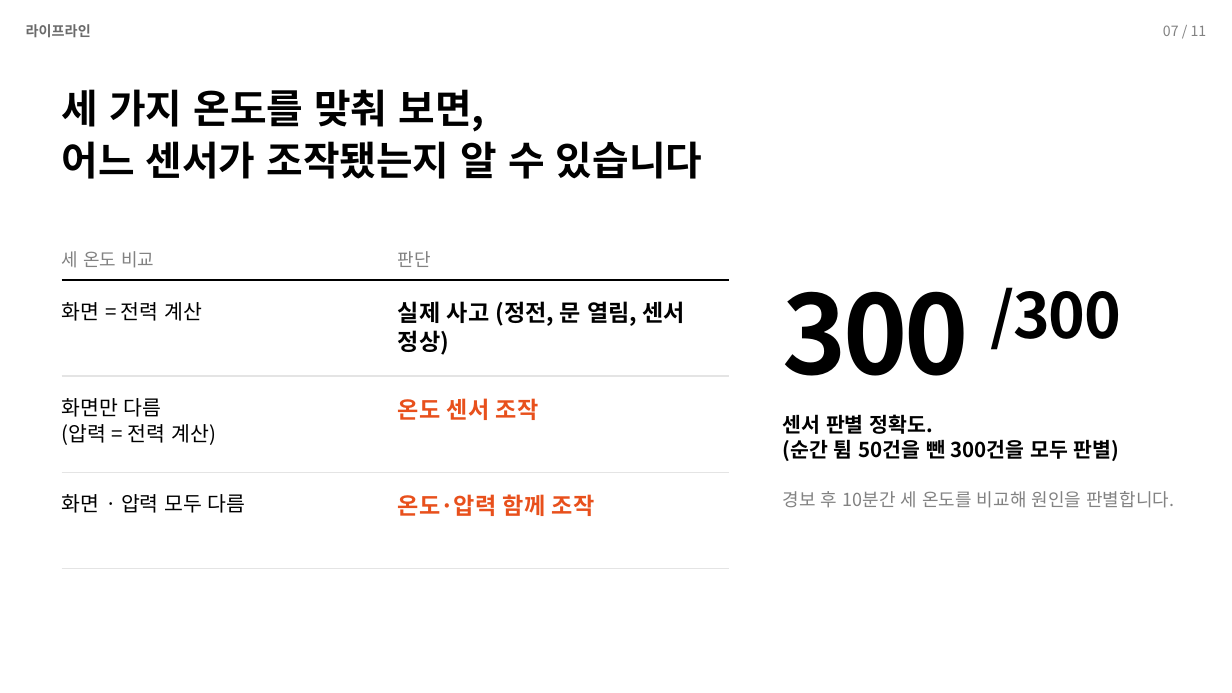
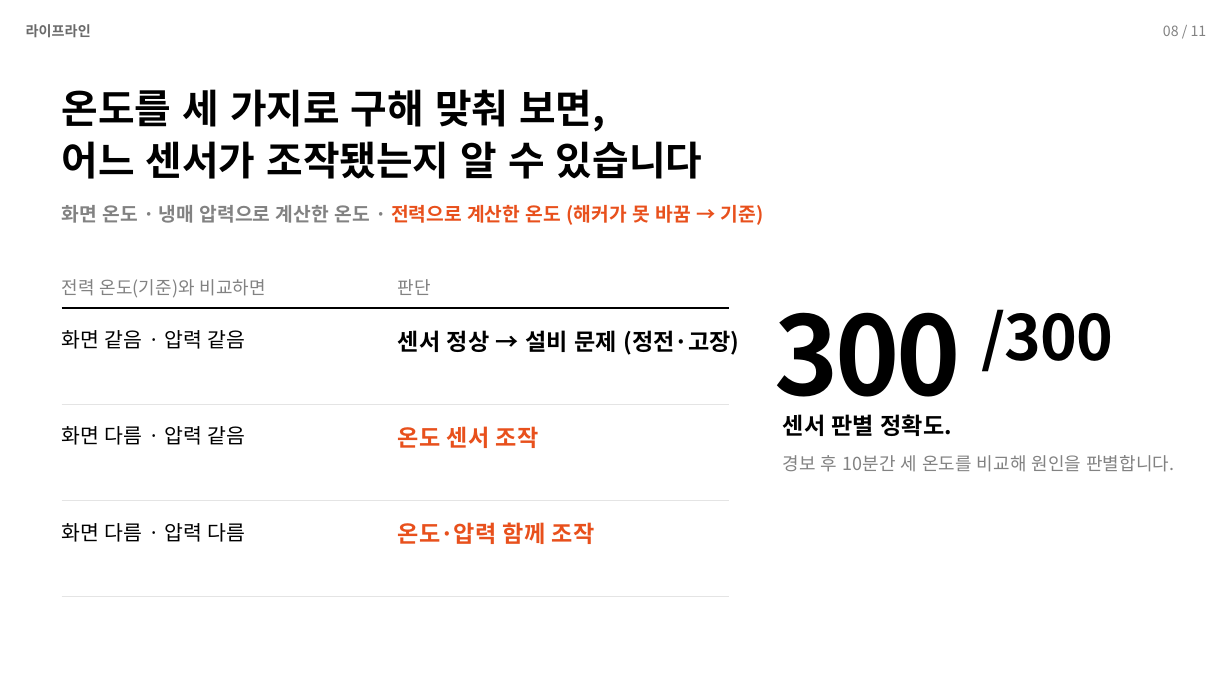
Before and after one commit to Jakpae/Blood-fridge-tamper-detection, a slide deck: slide 8 of docs/presentation/발표_라이프라인.pptx (slide 7 before the commit). Drawn at 1232x693 pixels with LibreOffice and Linux fonts; fonts in the diff are those of the drawing. Boxes give left, top, right and bottom in pixels: in the first picture for what was removed or moved away, otherwise in the second. Text is boxed around its words. In the diff, an @@ line names an element or a change of style, - is before the commit and + after.

```diff
--- a/docs/presentation/발표_라이프라인.pptx
+++ b/docs/presentation/발표_라이프라인.pptx
@@ text at box(1163, 25, 1207, 36): text changed @@
-07 / 11
+08 / 11
@@ text at box(62, 89, 605, 132): text changed @@
-세 가지 온도를 맞춰 보면,
+온도를 세 가지로 구해 맞춰 보면,
@@ text added at box(62, 205, 764, 225), 15 pt, text #E8501C, bold @@
+화면 온도 · 냉매 압력으로 계산한 온도 · 전력으로 계산한 온도 (해커가 못 바꿈 → 기준)
@@ text at box(62, 279, 266, 298): text changed @@
-세 온도 비교
+전력 온도(기준)와 비교하면
@@ text "300" rewrapped from box(783, 291, 969, 376) to box(775, 312, 961, 422) @@
@@ text "/300": place and size @@
-text "/300" at box(990, 287, 1121, 350)
+text "/300" at box(982, 309, 1113, 372)
@@ text at box(62, 330, 246, 349): text changed @@
-화면 = 전력 계산
+화면 같음 · 압력 같음
@@ text at box(398, 330, 739, 355): text changed @@
-실제 사고 (정전, 문 열림, 센서 정상)
+센서 정상 → 설비 문제 (정전·고장)
@@ text "센서 판별 정확도." at box(783, 414, 952, 436): size 16 to 18 pt @@
@@ text at box(62, 426, 246, 445): text changed @@
-화면만 다름
-(압력 = 전력 계산)
+화면 다름 · 압력 같음
@@ text at box(783, 437, 1119, 463): paragraph removed @@
-(순간 튐 50건을 뺀 300건을 모두 판별)
@@ text "경보 후 10분간 세 온도를 ...": place and size @@
-text "경보 후 10분간 세 온도를 ..." at box(783, 491, 1174, 508)
+text "경보 후 10분간 세 온도를 ..." at box(783, 455, 1174, 472)
@@ text at box(62, 523, 246, 542): text changed @@
-화면 · 압력 모두 다름
+화면 다름 · 압력 다름
@@ text "온도·압력 함께 조작": place and size @@
-text "온도·압력 함께 조작" at box(398, 494, 595, 516)
+text "온도·압력 함께 조작" at box(398, 522, 595, 544)
@@ 4 lines, 2 texts: place and size @@
-4 lines, 2 texts at box(62, 251, 729, 568)
+4 lines, 2 texts at box(62, 279, 729, 597)
```
Also in this commit, not shown: 7 other slides changed, 3 other files.
